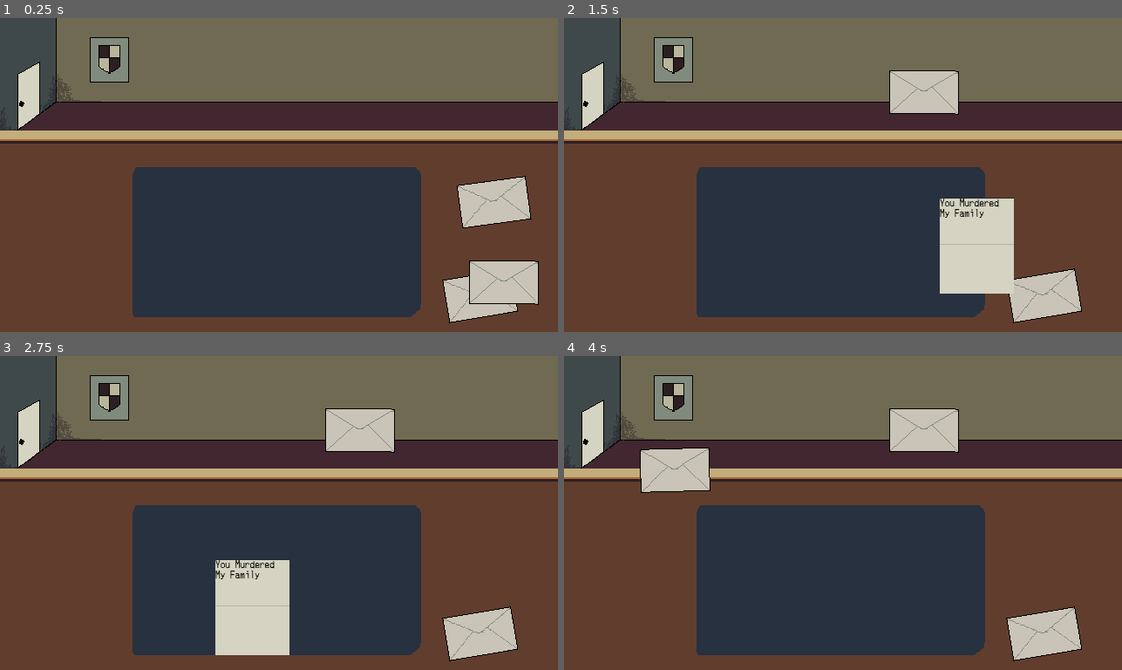
Above: before the commit, frames 1-4 (two rows, left to right).
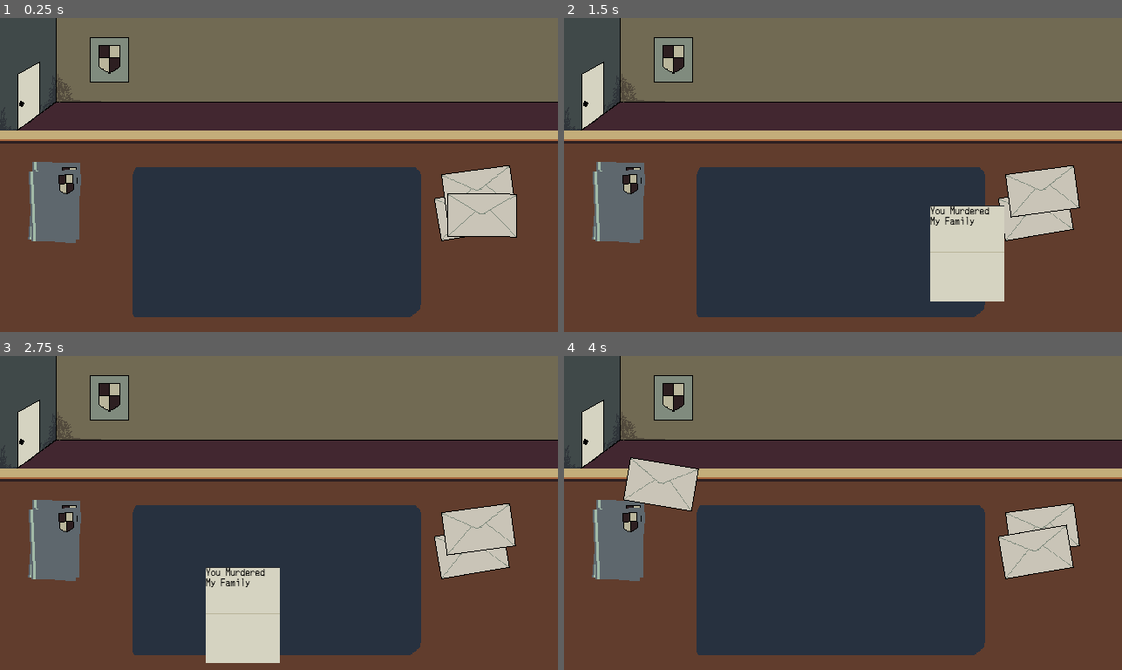
Above: after the commit, the same moments.

Repository: nanda-gopal-sb/sentenced
Game: Godot game, scene res://scenes/ChamberScene.tscn
Same seed, same stepped clock (60 frames per second), same inputs: the game is played once before the commit and once after it. This scene is started directly instead of the project's main scene.
Inputs (mouse positions are in pixels of both pictures, inside the frame that each line leads up to):
- Up to frame 1 (0.25 s): no input
- Up to frame 2 (1.5 s): tap Enter at 0.5 s; drag from (1043, 297) to (898, 105) at 0.52 s; tap Space at 1.25 s; drag from (1055, 203) to (815, 237) at 1.27 s
- Up to frame 3 (2.75 s): tap Enter at 2 s; move the mouse to (357, 431) at 2.02 s; click (357, 431) at 2.17 s
- Up to frame 4 (4 s): tap Space at 2.75 s; drag from (815, 575) to (675, 465) at 2.77 s; tap Enter at 3.5 s; move the mouse to (1010, 560) at 3.52 s; click (1010, 560) at 3.67 s

The runs differ from the first frame. In frame 1, 7.0% of the frame differs, in the area x 5-97%, y 45-98%; in frame 2, 9.8%; in frame 3, 10%, in the area x 5-93%, y 16-98%; in frame 4, 10%.

Commit message:
feat : renamed some wrong filenames, added dragging logic to cases

Diff:
--- /dev/null
+++ b/scenes/components/case_file.tscn
@@ -0,0 +1,24 @@
+[gd_scene format=3 uid="uid://b4uaiydi6e78d"]
+
+[ext_resource type="Texture2D" uid="uid://ryuna44lqaev" path="res://assets/sprites/folder_closed.png" id="1_3n1wy"]
+[ext_resource type="Script" uid="uid://c37mj3ya8slw6" path="res://scripts/game/cases_dragging.gd" id="1_7d02j"]
+
+[node name="Control" type="Control" unique_id=453688964]
+layout_mode = 3
+anchors_preset = 0
+offset_right = 57.0
+offset_bottom = 81.0
+script = ExtResource("1_7d02j")
+
+[node name="TextureRect" type="TextureRect" parent="." unique_id=226340627]
+layout_mode = 0
+offset_right = 40.0
+offset_bottom = 40.0
+mouse_filter = 2
+texture = ExtResource("1_3n1wy")
+
+[node name="RichTextLabel" type="RichTextLabel" parent="." unique_id=1919158173]
+layout_mode = 0
+offset_right = 55.0
+offset_bottom = 80.0
+mouse_filter = 2
--- a/scripts/game/Desk.gd
+++ b/scripts/game/Desk.gd
@@ -2,14 +2,16 @@
 
 # Preload your envelope scene template
 const ENVELOPE_SCENE = preload("res://scenes/components/envelope_item.tscn")
-
+const CASE_FILE_SCENE = preload("res://scenes/components/case_file.tscn")
 # Get references based on your exact image tree setup
 @onready var right_zone = $LayoutGuild/RightZone
+@onready var left_zone = $LayoutGuild/LeftZone
 
 func _ready() -> void:
 	# Let's spawn 3 letters right when the game starts
 	for i in range(3):
 		spawn_letter_on_desk()
+		spawn_case_files()
 
 func spawn_letter_on_desk() -> void:
 	# 1. Instance the envelope
@@ -24,10 +26,32 @@
 	var zone_size = right_zone.size
 
 	# Keep the spawn points inside the rect container boundaries safely
-	var random_x = zone_pos.x + randf_range(10.0, zone_size.x - 90.0)
-	var random_y = zone_pos.y + randf_range(10.0, zone_size.y - 60.0)
+	var random_x = zone_pos.x + (zone_size.x * 0.15) + randf_range(-15.0, 15.0)
+	var random_y = zone_pos.y + (zone_size.y * 0.2) + randf_range(-20.0, 20.0)
 
 	new_letter.global_position = Vector2(random_x, random_y)
 
 	# 4. Give them a slight messy rotation tilt
 	new_letter.rotation_degrees = randf_range(-12.0, 12.0)
+
+
+func spawn_case_files() -> void:
+	# 1. Instance the envelope
+	var new_case = CASE_FILE_SCENE.instantiate()
+
+	# 2. Add it to DeskSurface so it sits nicely over the desk background texture
+	add_child(new_case)
+
+	# 3. Position them natively within the RightZone bounds
+	# We use global_position so it completely ignores any nested parent offsets
+	var zone_pos = left_zone.global_position
+	var zone_size = left_zone.size
+
+	# Keep the spawn points inside the rect container boundaries safely
+	var random_x = zone_pos.x + (zone_size.x * 0.2) + randf_range(-10.0, 10.0)
+	var random_y = zone_pos.y + (zone_size.y * 0.15) + randf_range(-15.0, 15.0)
+
+	new_case.global_position = Vector2(random_x, random_y)
+
+	# 4. Give them a slight messy rotation tilt
+	new_case.rotation_degrees = randf_range(-5.0, 5.0)
--- /dev/null
+++ b/scripts/game/cases_dragging.gd
@@ -0,0 +1,72 @@
+extends Control
+
+const TEXTURE_CLOSED = preload("res://assets/sprites/folder_closed.png")
+const TEXTURE_OPENED = preload("res://assets/sprites/folder_opened.png" )
+
+@onready var texture_rect: TextureRect = $TextureRect
+#@onready var document_text: RichTextLabel = $DocumentText
+const BASELINE_WIDTH: float = 80.0
+const BASELINE_HEIGHT: float = 50.0
+
+var middle_zone: ReferenceRect
+var is_dragging: bool = false
+var drag_offset: Vector2 = Vector2.ZERO
+
+# Simple data string for the letter's contents
+var letter_content: String = "You Murdered My Family"
+
+func _ready() -> void:
+	gui_input.connect(_on_gui_input)
+	print("helo")
+	# Keep text hidden by default while it sits inside the closed envelope pile
+	#document_text.visible = false
+	#document_text.text = letter_content
+
+	var desk_surface = get_parent()
+	if desk_surface:
+		middle_zone = desk_surface.get_node_or_null("LayoutGuild/MiddleZone")
+
+func _process(_delta: float) -> void:
+	if is_dragging and middle_zone:
+		check_zone_collision()
+
+func _on_gui_input(event: InputEvent) -> void:
+	if event is InputEventMouseButton and event.button_index == MOUSE_BUTTON_LEFT:
+		if event.pressed:
+			is_dragging = true
+			drag_offset = get_global_mouse_position() - global_position
+			get_parent().move_child(self, -1)
+		else:
+			is_dragging = false
+
+	if event is InputEventMouseMotion and is_dragging:
+		global_position = get_global_mouse_position() - drag_offset
+
+func check_zone_collision() -> void:
+	# 1. Define the Rect2 for both the envelope and the middle zone
+	var stable_size = Vector2(BASELINE_WIDTH, BASELINE_HEIGHT)
+	var my_rect = Rect2(global_position, stable_size)
+
+	var zone_rect = Rect2(middle_zone.global_position, middle_zone.size)
+
+	# 3. Calculate areas
+	var intersection_rect = my_rect.intersection(zone_rect)
+
+	# 3. Calculate areas using the fixed baseline
+	var my_area = my_rect.get_area() # Will always be 4000
+	var overlap_area = intersection_rect.get_area()
+
+	if overlap_area >= (my_area * 0.5):
+		if texture_rect.texture != TEXTURE_OPENED:
+			size = Vector2(90, 110)  # Enlarge the letter when it unfolds on the mat
+			rotation_degrees = 0.0  # Straighten the letter when it unfolds on the mat
+			texture_rect.texture = TEXTURE_OPENED
+			# Show the text layer when unfolded on the mat
+			#document_text.visible = true
+	else:
+		if texture_rect.texture != TEXTURE_CLOSED:
+			size = Vector2(76, 50)  # Shrink the letter back down when thrown off the mat
+			rotation_degrees = randf_range(-12.0, 12.0)  # Reapply a random tilt when thrown back into the envelope pile
+			texture_rect.texture = TEXTURE_CLOSED
+			# Hide the text completely when thrown off the mat back into an envelope
+			#document_text.visible = false
Binary file changed: assets/sprites/folder_closed.png
Not shown, changed: assets/sprites/folder_closed.png.import
Binary file removed: assets/sprites/folder_closes.png
Binary file added: assets/sprites/folder_opened.png
Not shown, changed: assets/sprites/folder_opened.png.import
Not shown, added: scripts/game/cases_dragging.gd.uid
